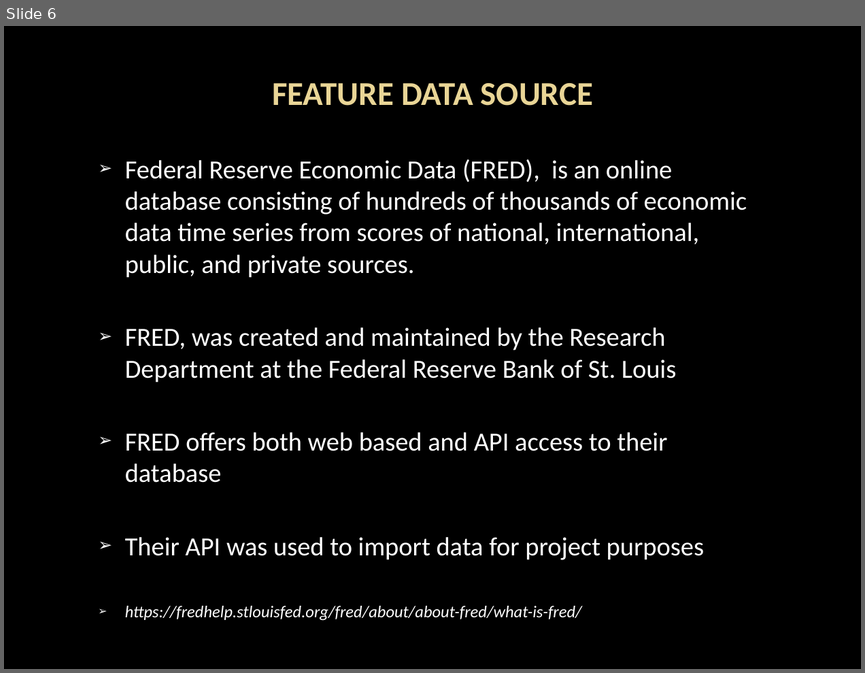
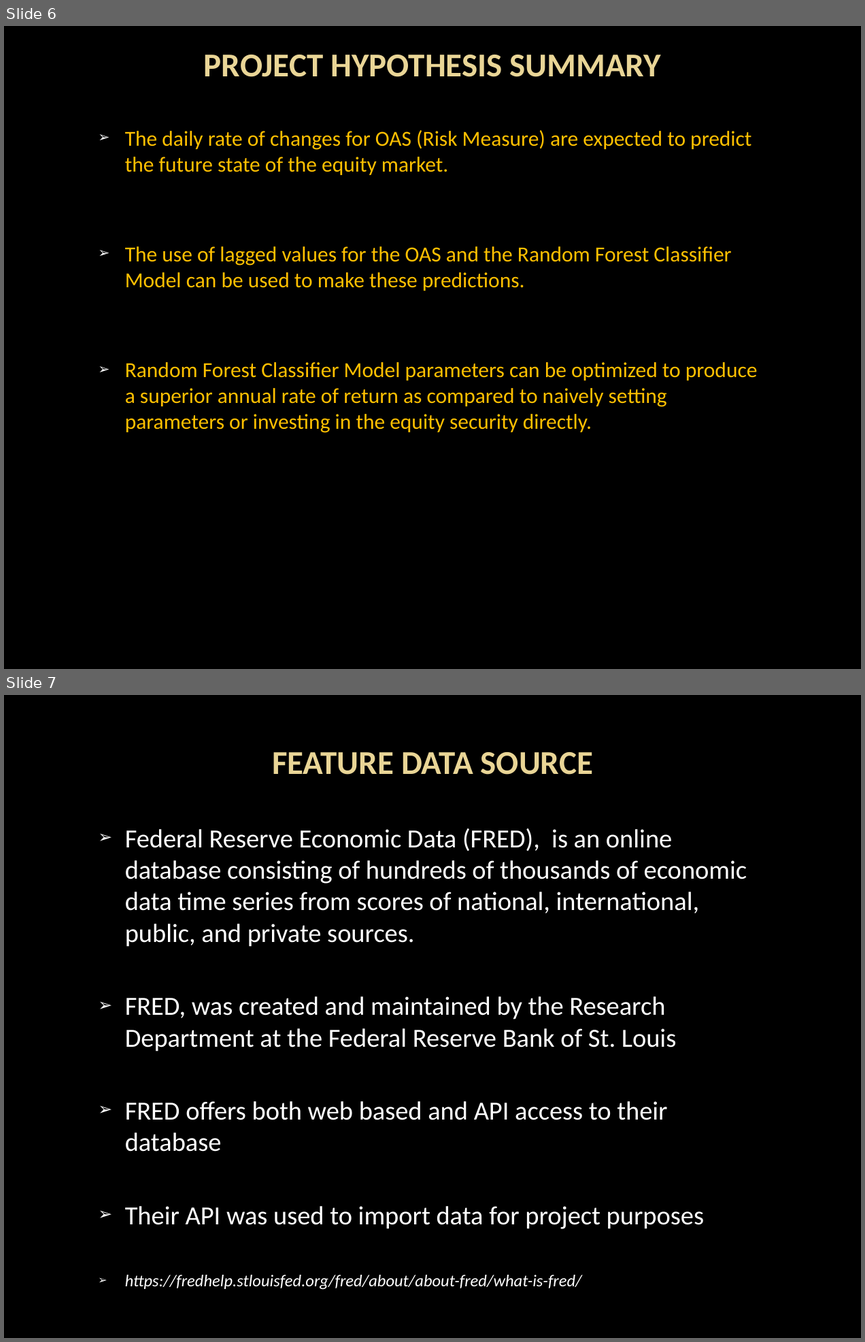
Before and after one commit to WolverineXM/FinTechProject3, a slide deck: Project_3_Presentation.pptx. Shown one above the other, each under a label of ours: slide 6 before the commit, slides 6 and 7 after it. The pictures are 865x673 and 865x1342 pixels, drawn with LibreOffice and Linux fonts; fonts in the diff are those of the drawing; background and template pictures are left out. Boxes give left, top, right and bottom in pixels: in the first picture for what was removed or moved away, otherwise in the second. Text is boxed around its words. In the diff, an @@ line names an element or a change of style, - is before the commit and + after.

```diff
--- a/Project_3_Presentation.pptx
+++ b/Project_3_Presentation.pptx
@@ slide 6 added at <box>4,26,861,669</box>, background picture (left out) @@
@@ title added at <box>204,55,661,77</box>, 28 pt, text gradient #EAD696 to #E7D081, bold @@
+PROJECT HYPOTHESIS SUMMARY
@@ subtitle added at <box>125,130,757,433</box>, 18 pt, text #FFC000 @@
+➢ The daily rate of changes for OAS (Risk Measure) are expected to predict the future state of the equity market.
+➢ The use of lagged values for the OAS and the Random Forest Classifier Model can be used to make these predictions.
+➢ Random Forest Classifier Model parameters can be optimized to produce a superior annual rate of return as compared to naively setting parameters or investing in the equity security directly.
@@ what was slide 6 is now slide 7 @@
```
Also in this commit, not shown: 2 slides changed, 2 other slides added, 1 other file.
